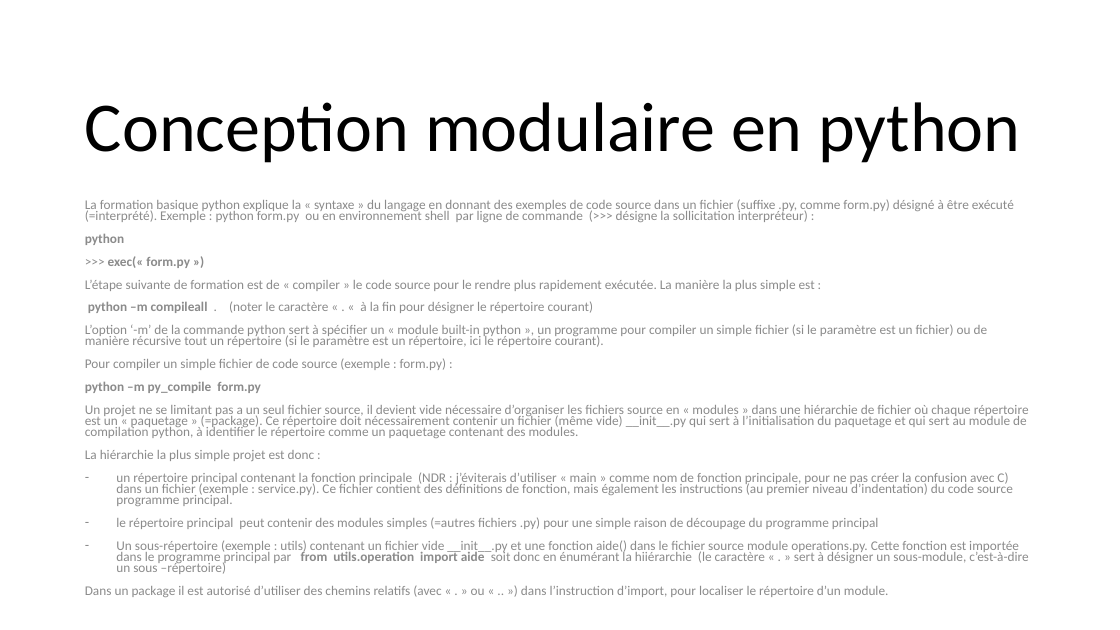
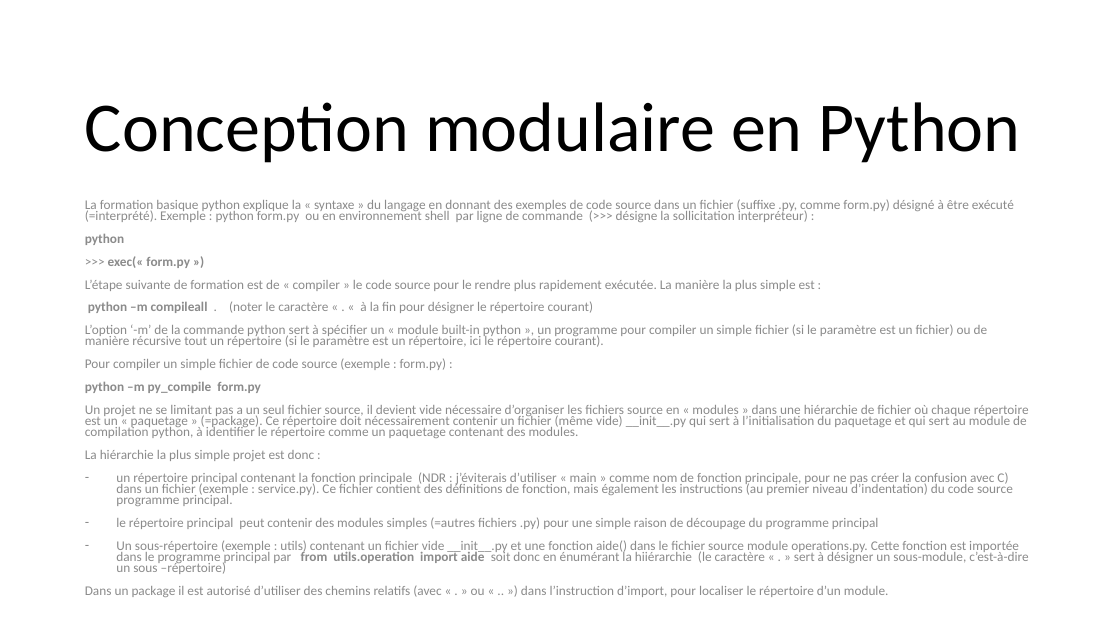
Before and after one commit to dominiquelaurain/fastecdsa, a slide deck: slide 26 of docs/Autoformation_Git.pptx. Drawn at 1120x630 pixels with LibreOffice and Linux fonts; fonts in the diff are those of the drawing. Boxes give left, top, right and bottom in pixels: in the first picture for what was removed or moved away, otherwise in the second. Text is boxed around its words. In the diff, an @@ line names an element or a change of style, - is before the commit and + after.

```diff
--- a/docs/Autoformation_Git.pptx
+++ b/docs/Autoformation_Git.pptx
@@ title at bbox=[85, 102, 1020, 163]: text changed @@
-Conception modulaire en python
+Conception modulaire en Python
```
Also in this commit, not shown: 11 other slides changed, 13 slides added.
